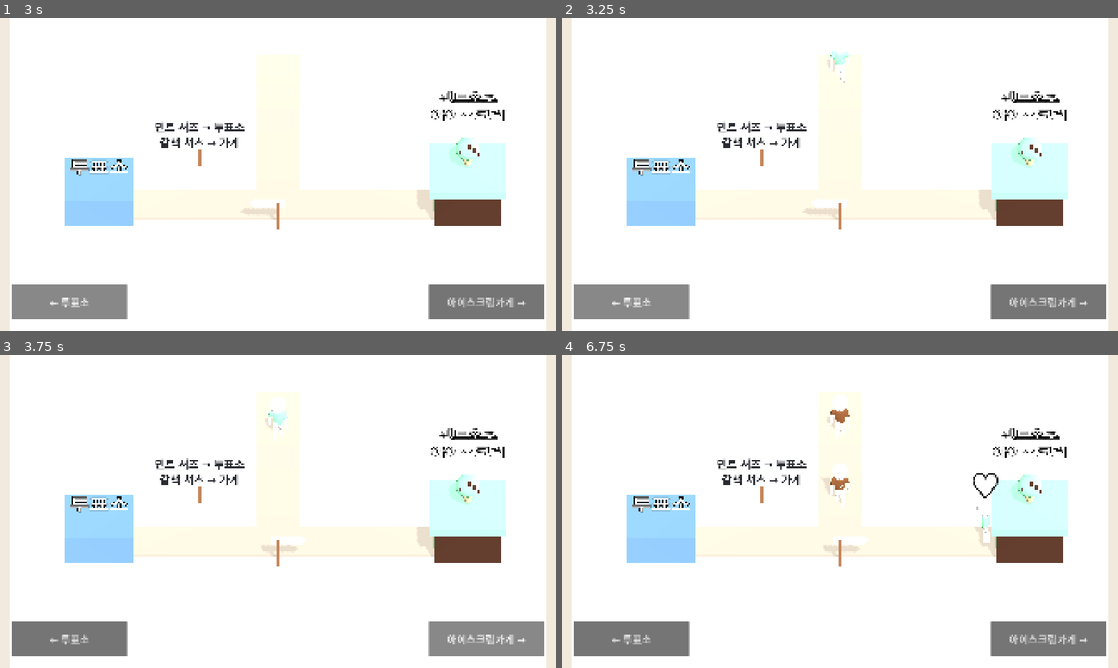
Above: before the commit, frames 1-4 (two rows, left to right).
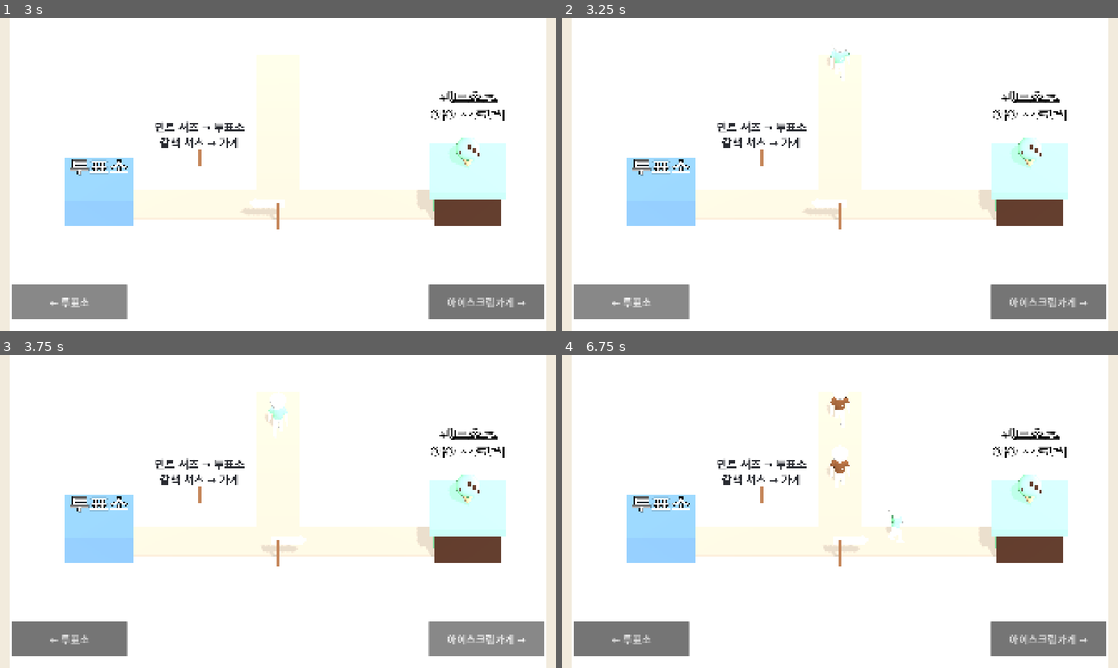
Above: after the commit, the same moments.

Repository: hahaha13791/mincho-game
Game: Godot game, scene res://minigames/mad_rat/mad_rat.tscn
Two runs of this game, one before a commit and one after it. Both use one fixed random seed, a clock stepped at 60 frames per second and the inputs below. This scene is started directly instead of the project's main scene.
Inputs (mouse positions are in pixels of both pictures, inside the frame that each line leads up to):
- Up to frame 1 (3 s): click "시작" at 0.5 s; click "← 투표소" at 1.25 s; click "아이스크림가게 →" at 2 s; click "← 투표소" at 2.75 s
- Up to frame 2 (3.25 s): no input
- Up to frame 3 (3.75 s): click "아이스크림가게 →" at 3.5 s
- Up to frame 4 (6.75 s): click "← 투표소" at 4.25 s; click "아이스크림가게 →" at 5 s; tap Enter at 5.75 s; move the mouse to (962, 495) at 5.77 s; click (962, 495) at 5.92 s; move the mouse to (728, 527) at 6.52 s; click (728, 527) at 6.67 s

Frame 1 is identical in both runs. In frame 2, less than 0.1% of the frame differs, in the area x 48-52%, y 9-21%; in frame 3, 0.1%; in frame 4, 0.8%, in the area x 47-79%, y 13-60%.

Commit message:
feat(minigames/mad_rat): 익히기 웨이브 3개로 늘리고 걷는 속도를 낮추고 간격을 넓힘
Co-Authored-By: Claude Opus 5.5 <noreply@anthropic.com>

Diff:
--- a/minigames/mad_rat/mad_rat_config.gd
+++ b/minigames/mad_rat/mad_rat_config.gd
@@ -3,11 +3,11 @@
 ## 미친 쥐 수치. 플레이 테스트로 여기서만 조정한다. 웨이브 배열은 길이를 맞춘다(웨이브 수 = wave_counts 길이)
 
 ## 웨이브 1~4는 규칙 표지판이 하나씩 꽂히고, 5부터는 새 규칙 없이 4개 규칙을 다 섞어 익숙해지게 한다
-@export var wave_counts: Array[int] = [5, 6, 7, 8, 7, 7] ## 웨이브마다 주민 수
-@export var wave_speed: Array[float] = [3.0, 4.0, 5.0, 6.0, 6.0, 6.0] ## 웨이브마다 걷는 속도
-@export var wave_gap: Array[float] = [1.5, 1.2, 0.95, 0.75, 0.75, 0.75] ## 웨이브마다 다음 주민이 나오는 간격(초)
+@export var wave_counts: Array[int] = [5, 6, 7, 8, 6, 6, 6] ## 웨이브마다 주민 수
+@export var wave_speed: Array[float] = [2.6, 3.3, 4.0, 4.6, 4.6, 4.6, 4.6] ## 웨이브마다 걷는 속도
+@export var wave_gap: Array[float] = [1.6, 1.35, 1.1, 0.95, 0.95, 0.95, 0.95] ## 웨이브마다 다음 주민이 나오는 간격(초)
 @export var wave_pause: float = 2.5 ## 새 규칙 표지판이 꽂힌 뒤 첫 주민이 나오기까지(초)
 @export var mincho_ratio: float = 0.5 ## 민초 주민 비율
 @export var twist_ratio: float = 0.6 ## 웨이브 2부터 변칙(모자·코트·선글라스)이 붙는 주민 비율
 @export var perfect_wrong: int = 0 ## 틀린 수가 이 이하면 완전범죄
-@export var success_wrong: int = 8 ## 틀린 수가 이 이하면 미션성공, 넘으면 적발 (주민 40명 기준)
+@export var success_wrong: int = 8 ## 틀린 수가 이 이하면 미션성공, 넘으면 적발 (주민 44명 기준)
Not shown, changed: .claude/CLAUDE.md
Not shown, changed: docs/todo/progress.md
Not shown, changed: docs/기획서.md
